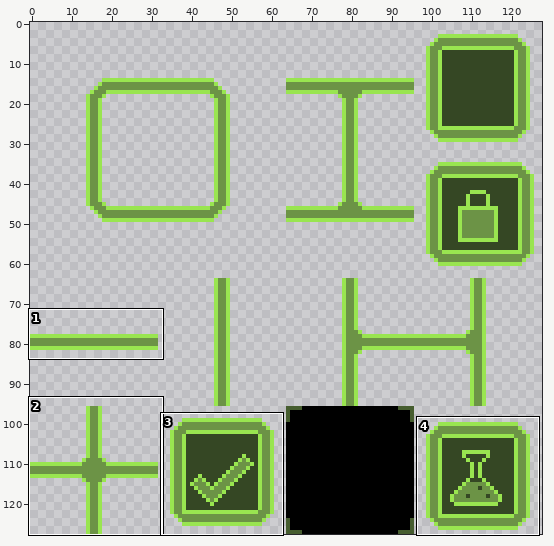
Pixel-art file, stored at _diagrams/TechTreeTiles.aseprite. Above, an overview of the earlier version with the close-up marked.
Close-up. Old version:
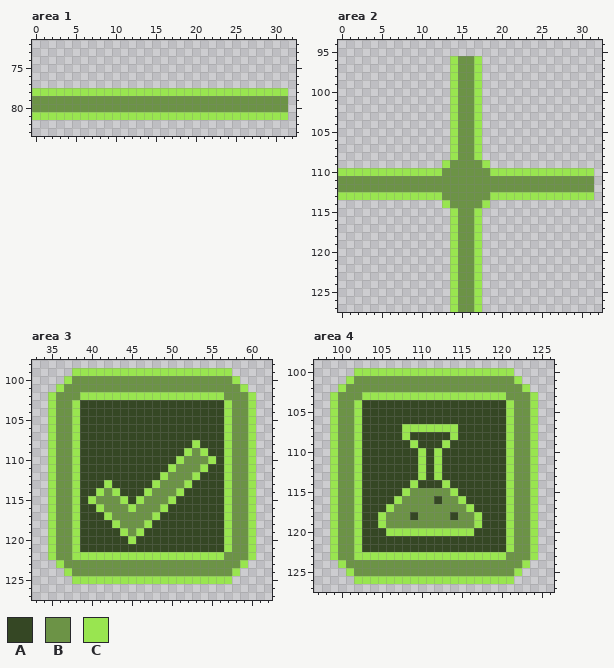
128x128 pixels, 1 frame. Shown: area 1: x 0..32, y 72..83; area 2: x 0..32, y 94..127; area 3: x 33..62, y 98..127; area 4: x 97..126, y 99..127. The commit also changed other parts of the picture, which this record leaves out.
Palette (. is transparent): A #354724  B #6c9346  C #99e550
New version:
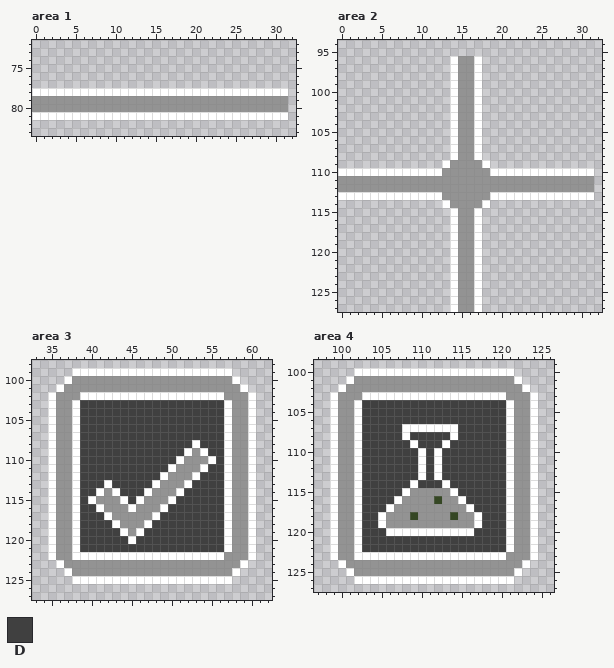
Colours new in this view: D #404040
Edits made:
colour B: #6c9346 -> #939393
colour C: #99e550 -> #ffffff
Area 3:
y 103..107: x 39..56 AAAAAAAAAAAAAAAAAA -> DDDDDDDDDDDDDDDDDD
y 108: x 39..52 AAAAAAAAAAAAAA -> DDDDDDDDDDDDDD; x 54..56 AAA -> DDD
y 109: x 39..51 AAAAAAAAAAAAA -> DDDDDDDDDDDDD; x 55..56 AA -> DD
y 110: x 39..50 AAAAAAAAAAAA -> DDDDDDDDDDDD; x 56 A -> D
y 111: x 39..49 AAAAAAAAAAA -> DDDDDDDDDDD; x 55..56 AA -> DD
y 112: x 39..48 AAAAAAAAAA -> DDDDDDDDDD; x 54..56 AAA -> DDD
y 113: x 39..41 AAA -> DDD; x 43..47 AAAAA -> DDDDD; x 53..56 AAAA -> DDDD
y 114: x 39..40 AA -> DD; x 44..46 AAA -> DDD; x 52..56 AAAAA -> DDDDD
y 115: x 39 A -> D; x 45 A -> D; x 51..56 AAAAAA -> DDDDDD
y 116: x 39..40 AA -> DD; x 50..56 AAAAAAA -> DDDDDDD
y 117: x 39..41 AAA -> DDD; x 49..56 AAAAAAAA -> DDDDDDDD
y 118: x 39..42 AAAA -> DDDD; x 48..56 AAAAAAAAA -> DDDDDDDDD
y 119: x 39..43 AAAAA -> DDDDD; x 47..56 AAAAAAAAAA -> DDDDDDDDDD
y 120: x 39..44 AAAAAA -> DDDDDD; x 46..56 AAAAAAAAAAA -> DDDDDDDDDDD
y 121: x 39..56 AAAAAAAAAAAAAAAAAA -> DDDDDDDDDDDDDDDDDD
Area 4:
y 104..106: x 103..120 AAAAAAAAAAAAAAAAAA -> DDDDDDDDDDDDDDDDDD
y 107: x 103..107 AAAAA -> DDDDD; x 115..120 AAAAAA -> DDDDDD
y 108: x 103..107 AAAAA -> DDDDD; x 109..113 AAAAA -> DDDDD; x 115..120 AAAAAA -> DDDDDD
y 109: x 103..108 AAAAAA -> DDDDDD; x 110..112 AAA -> DDD; x 114..120 AAAAAAA -> DDDDDDD
y 110..113: x 103..109 AAAAAAA -> DDDDDDD; x 111 A -> D; x 113..120 AAAAAAAA -> DDDDDDDD
y 114: x 103..108 AAAAAA -> DDDDDD; x 110..112 AAA -> DDD; x 114..120 AAAAAAA -> DDDDDDD
y 115: x 103..107 AAAAA -> DDDDD; x 115..120 AAAAAA -> DDDDDD
y 116: x 103..106 AAAA -> DDDD; x 116..120 AAAAA -> DDDDD
y 117: x 103..105 AAA -> DDD; x 117..120 AAAA -> DDDD
y 118..119: x 103..104 AA -> DD; x 118..120 AAA -> DDD
y 120: x 103..105 AAA -> DDD; x 117..120 AAAA -> DDDD
y 121..122: x 103..120 AAAAAAAAAAAAAAAAAA -> DDDDDDDDDDDDDDDDDD
Changed places in both close-ups, as pixel boxes (x1, y1, x2, y2):
changed: (32, 88, 288, 120)
changed: (338, 56, 594, 312)
changed: (48, 368, 256, 584)
changed: (330, 368, 538, 584)
